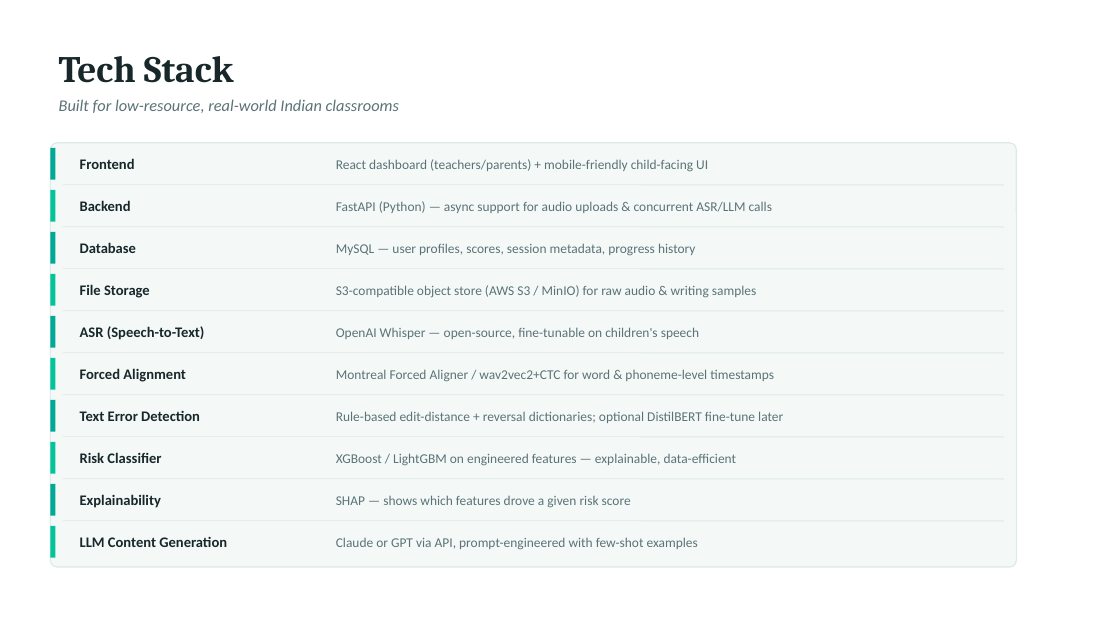
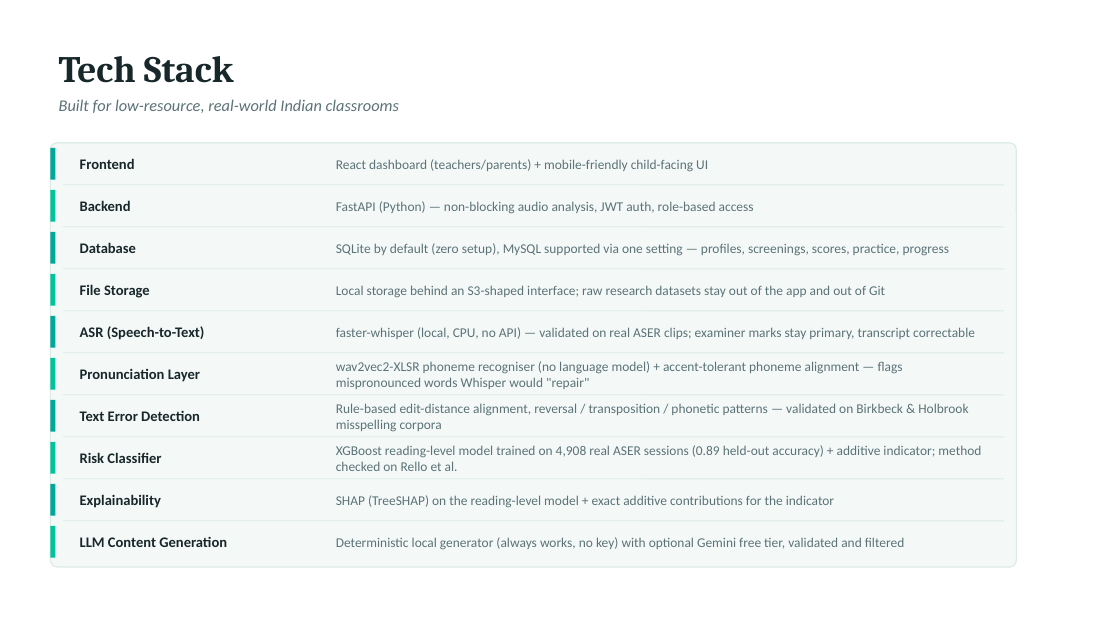
Before and after one commit to lunarpixie9/lexora, a slide deck: slide 4 of docs/Lexora_Presentation.pptx. Drawn at 1120x630 pixels with LibreOffice and Linux fonts; fonts in the diff are those of the drawing. Boxes give left, top, right and bottom in pixels: in the first picture for what was removed or moved away, otherwise in the second. Text is boxed around its words. In the diff, an @@ line names an element or a change of style, - is before the commit and + after.

Commit message:
Add pronunciation layer, transcript correction and read-aloud feedback
Whisper (small, medium and large-v3-turbo alike) silently repairs
mispronunciations towards fluent English, measured on a real test
recording ("he as a blue shit" -> "he has a blue shirt"). This adds an
independent phoneme recogniser (wav2vec2-XLSR, no language model, int8)
whose output is aligned accent-tolerantly with CMUdict pronunciations
to flag mispronounced words. Validated on the same 120 ASER clips as
Whisper: 83% examiner agreement on sentences (Whisper 77%); "either
recogniser passes" is at least as good at every level, so items Whisper
rejected are rescued when their sounds matched.

- indicator: new pronunciation signal, speech weights rebalanced (v1.1)
- report: pronunciation section, per-word confidence highlighting,
  teacher transcript correction (original kept for audit, re-scored)
- practice: mispronounced words become targets ("Saying every sound");
  read-aloud items get instant pronunciation feedback via /read-check
- fix: practice generator crashed on one-letter missed words
- docs, methodology page and presentation deck synchronised
- 27 backend tests

```diff
--- a/docs/Lexora_Presentation.pptx
+++ b/docs/Lexora_Presentation.pptx
@@ text at box(336, 201, 754, 214): text changed @@
-FastAPI (Python) — async support for audio uploads & concurrent ASR/LLM calls
+FastAPI (Python) — non-blocking audio analysis, JWT auth, role-based access
@@ text at box(336, 243, 950, 256): text changed @@
-MySQL — user profiles, scores, session metadata, progress history
+SQLite by default (zero setup), MySQL supported via one setting — profiles, screenings, scores, practice, progress
@@ text at box(336, 285, 885, 297): text changed @@
-S3-compatible object store (AWS S3 / MinIO) for raw audio & writing samples
+Local storage behind an S3-shaped interface; raw research datasets stay out of the app and out of Git
@@ text at box(336, 327, 975, 339): text changed @@
-OpenAI Whisper — open-source, fine-tunable on children's speech
+faster-whisper (local, CPU, no API) — validated on real ASER clips; examiner marks stay primary, transcript correctable
@@ text at box(80, 369, 200, 382): text changed @@
-Forced Alignment
+Pronunciation Layer
@@ text at box(336, 361, 903, 389): text changed @@
-Montreal Forced Aligner / wav2vec2+CTC for word & phoneme-level timestamps
+wav2vec2-XLSR phoneme recogniser (no language model) + accent-tolerant phoneme alignment — flags mispronounced words Whisper would "repair"
@@ text at box(336, 403, 968, 431): text changed @@
-Rule-based edit-distance + reversal dictionaries; optional DistilBERT fine-tune later
+Rule-based edit-distance alignment, reversal / transposition / phonetic patterns — validated on Birkbeck & Holbrook misspelling corpora
@@ text at box(336, 445, 981, 471): text changed @@
-XGBoost / LightGBM on engineered features — explainable, data-efficient
+XGBoost reading-level model trained on 4,908 real ASER sessions (0.89 held-out accuracy) + additive indicator; method checked on Rello et al.
@@ text at box(336, 495, 834, 508): text changed @@
-SHAP — shows which features drove a given risk score
+SHAP (TreeSHAP) on the reading-level model + exact additive contributions for the indicator
@@ text at box(336, 537, 904, 550): text changed @@
-Claude or GPT via API, prompt-engineered with few-shot examples
+Deterministic local generator (always works, no key) with optional Gemini free tier, validated and filtered
```
Also in this commit, not shown: 2 other slides changed, 30 other files.
